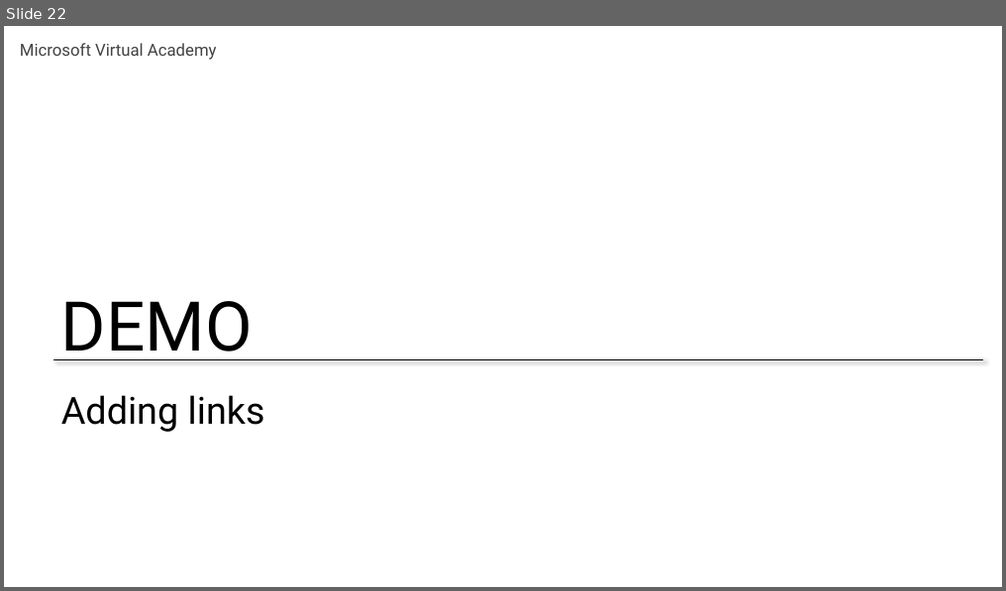
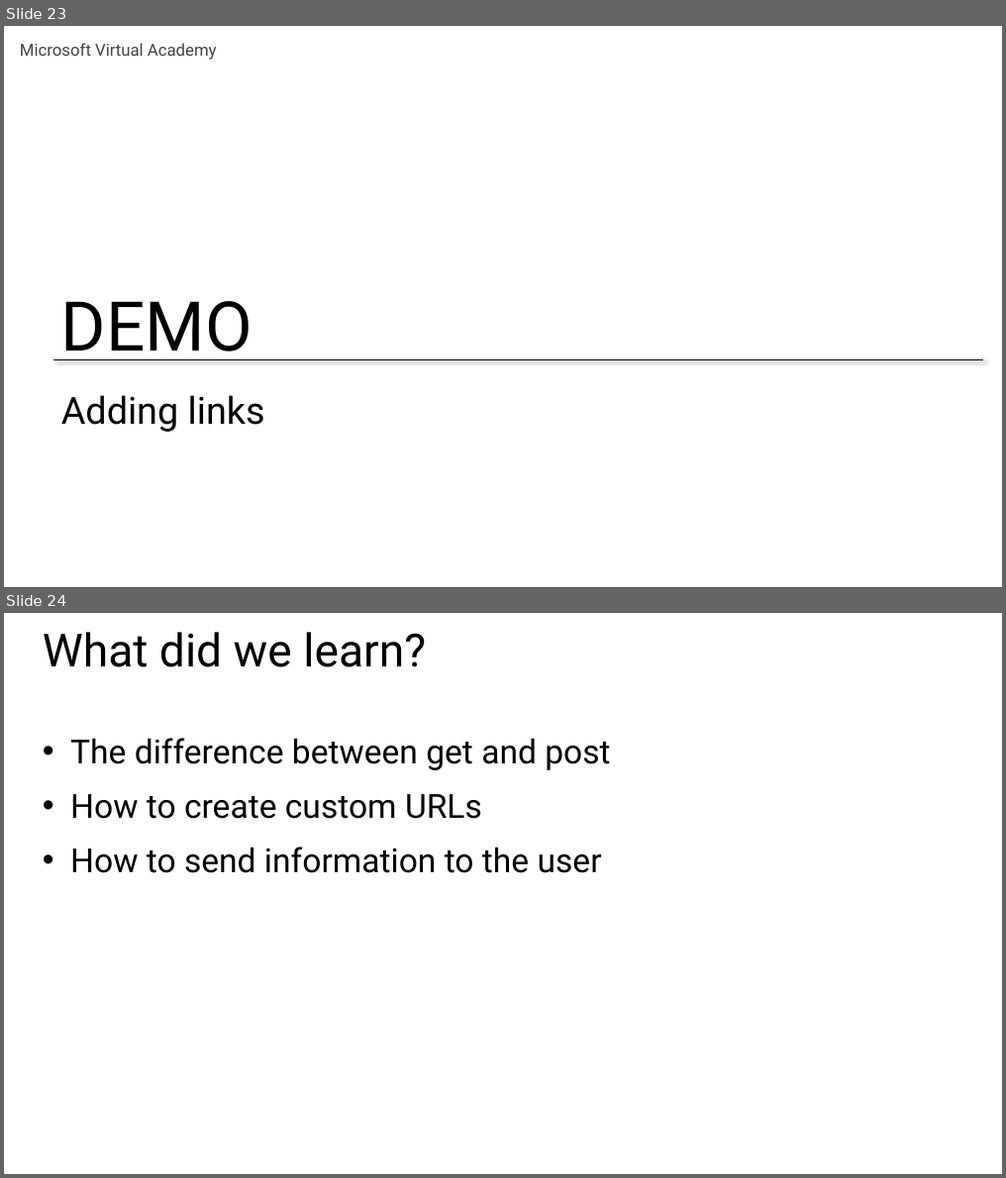
Before and after one commit to GeekTrainer/Flask, a slide deck: Slides/Module 2 - Creating web pages in Flask.pptx. Shown one above the other, each under a label of ours: slide 22 before the commit, slides 23 and 24 after it. The pictures are 1006x591 and 1006x1178 pixels, drawn with LibreOffice and Linux fonts; fonts in the diff are those of the drawing. Boxes give left, top, right and bottom in pixels: in the first picture for what was removed or moved away, otherwise in the second. Text is boxed around its words. In the diff, an @@ line names an element or a change of style, - is before the commit and + after.

```diff
--- a/Slides/Module 2 - Creating web pages in Flask.pptx
+++ b/Slides/Module 2 - Creating web pages in Flask.pptx
@@ slide 24 added at (4, 613, 1002, 1174), background #FFFFFF @@
@@ title added at (43, 632, 426, 667), 44 pt, text #000000 @@
+What did we learn?
@@ text added at (70, 738, 610, 873), 32 pt, text #000000 @@
+• The difference between get and post
+• How to create custom URLs
+• How to send information to the user
@@ what was slide 22 is now slide 23 @@
```
Also in this commit, not shown: 3 slides changed, 3 other slides added, 1 slide removed, 2 other files.
